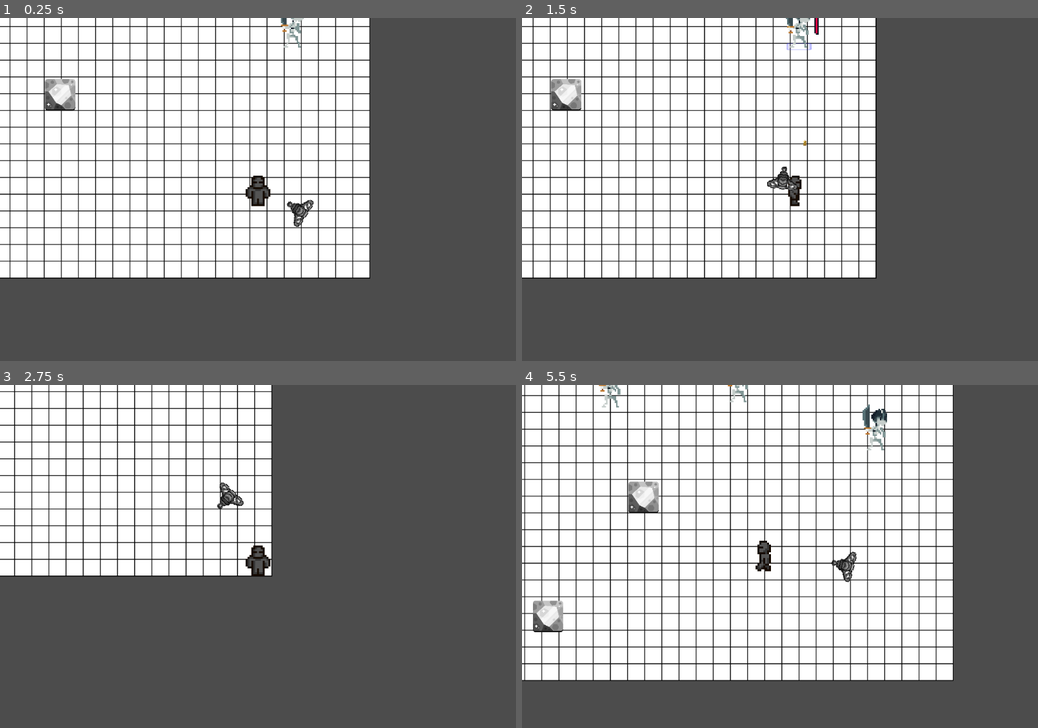
Above: before the commit, frames 1-4 (two rows, left to right).
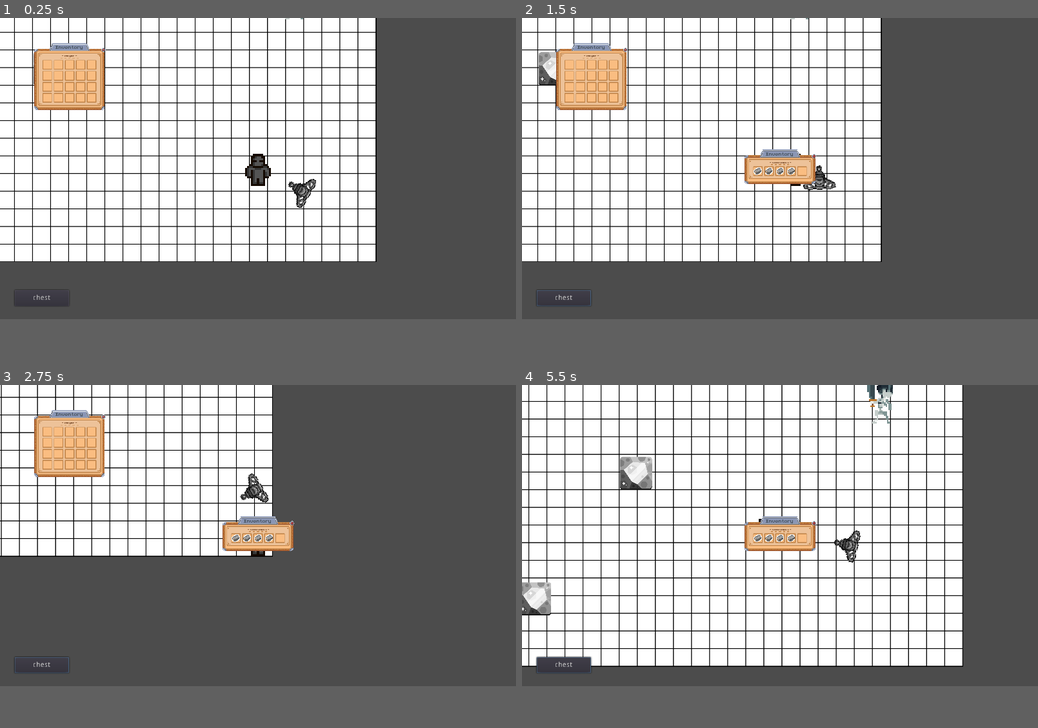
Above: after the commit, the same moments.

Repository: Marin-Clement/Project_Alpha_git
Game: Godot game, scene res://TestMap/TestMain.tscn
Same seed, same stepped clock (60 frames per second), same inputs: the game is played once before the commit and once after it.
Inputs (mouse positions are in pixels of both pictures, inside the frame that each line leads up to):
- Up to frame 1 (0.25 s): no input
- Up to frame 2 (1.5 s): click (563, 336) at 0.5 s, where only the run after the commit has a clickable "chest"; move the mouse to (816, 21) at 1.27 s; press the mouse at (816, 21) at 1.28 s; hold D (right) from 1.28 s (still down)
- Up to frame 3 (2.75 s): move the mouse to (154, 573) at 2.02 s; release D (right) at 2.03 s; release the mouse at (154, 573) at 2.03 s; hold S (down) from 2.03 s (still down); right-click (154, 573) at 2.1 s; click (154, 573) at 2.17 s
- Up to frame 4 (5.5 s): move the mouse to (831, 481) at 2.77 s; release S (down) at 2.78 s; hold D (right) 2.78-3.53 s; tap Shift (sprint) at 2.85, 5.1 s; click (831, 481) at 2.92 s; move the mouse to (754, 625) at 3.52 s; hold W (up) 3.53-4.28 s; click (754, 625) at 3.6 s; move the mouse to (934, 607) at 4.27 s; hold Right mouse button (right_mouse) 4.28-5.03 s; hold A (left) from 4.28 s (still down); click (934, 607) at 4.42 s; tap Tab (inventory, bound only after the commit) at 4.9 s; move the mouse to (568, 498) at 5.02 s; click (568, 498) at 5.17 s
In our replay, the window is 800x533 before the commit and 800x468 after it. These sizes can differ from the game's own. Grey fills any space a smaller window leaves; there, only what the larger window draws over its background counts as a difference.

The runs differ from the first frame. In frame 1, 21% of the frame differs, in the area x 0-73%, y 0-84%; in frame 2, 21%; in frame 3, 14%; in frame 4, 26%, in the area x 0-86%, y 0-87%.

Commit message:
[ADD] Add inventory System

Diff:
--- a/Drone/Script/Drone.gd
+++ b/Drone/Script/Drone.gd
@@ -8,6 +8,7 @@
 var working = false
 var d = 0
 var radius = 100.0
+onready var playerinventory = preload( "res://inventory/inventory_player.tscn" )
 onready var player = get_node("/root/TestMap/Player")
 var idle = false
 var harvest = false
@@ -18,7 +19,6 @@
 
 func _ready():
 	pass
-
 
 func _input(event):
 	if event.is_action_pressed("left_mouse"):
@@ -118,6 +118,7 @@
 	objectToHarvest._has_Been_Harvest()
 	print("finish harvesting")
 	print("+ ",objectToHarvest.amount," ",objectToHarvest.objectname)
+	playerinventory.instance().get_node("inventory_container/inventory").add_item(ItemManager.get_item( "stone_brick" ))
 	working = false
 	harvest = false
 
--- a/Inventory/ui.tscn
+++ /dev/null
@@ -1,49 +0,0 @@
-[gd_scene load_steps=5 format=2]
-
-[ext_resource path="res://GUI/MatchupPro.ttf" type="DynamicFontData" id=1]
-[ext_resource path="res://GUI/Sprite/MainPanel.png" type="Texture" id=2]
-[ext_resource path="res://GUI/Sprite/Title.png" type="Texture" id=3]
-
-[sub_resource type="DynamicFont" id=1]
-font_data = ExtResource( 1 )
-
-[node name="ui" type="CanvasLayer"]
-
-[node name="inventory_container" type="NinePatchRect" parent="."]
-anchor_left = 0.5
-anchor_top = 0.5
-anchor_right = 0.5
-anchor_bottom = 0.5
-margin_left = -69.0
-margin_top = -58.0
-margin_right = 84.0
-margin_bottom = 31.0
-texture = ExtResource( 2 )
-patch_margin_left = 6
-patch_margin_top = 6
-patch_margin_right = 6
-patch_margin_bottom = 5
-axis_stretch_horizontal = 1
-axis_stretch_vertical = 1
-
-[node name="title" type="NinePatchRect" parent="inventory_container"]
-anchor_left = 0.5
-anchor_right = 0.5
-margin_left = -47.5
-margin_top = -4.0
-margin_right = 48.5
-margin_bottom = 10.0
-texture = ExtResource( 3 )
-patch_margin_left = 2
-patch_margin_top = 1
-patch_margin_right = 2
-patch_margin_bottom = 1
-
-[node name="Label" type="Label" parent="inventory_container/title"]
-margin_left = 3.0
-margin_top = -2.0
-margin_right = 93.0
-margin_bottom = 11.0
-custom_fonts/font = SubResource( 1 )
-text = "Inventory"
-align = 1
--- a/TestMap/TestMain.gd
+++ b/TestMap/TestMain.gd
@@ -2,8 +2,8 @@
 
 
 func _ready():
-	_create_object(400,750,"Rock",10,2,5)
-	_create_object(600,500,"Rock",12,5,20)
+	_create_object(400,750,"rock",10,2,5)
+	_create_object(600,500,"rock",12,5,20)
 
 
 func _create_object(positionx,positiony,name,hp,time,oamount):
--- a/TestMap/TestMain.tscn
+++ b/TestMap/TestMain.tscn
@@ -1,11 +1,15 @@
-[gd_scene load_steps=10 format=2]
+[gd_scene load_steps=14 format=2]
 
 [ext_resource path="res://Enemy_Test/Enemy.tscn" type="PackedScene" id=1]
 [ext_resource path="res://Player/Player.tscn" type="PackedScene" id=2]
 [ext_resource path="res://TestMap/Sprite/Grille.jpeg" type="Texture" id=3]
 [ext_resource path="res://Drone/Drone.tscn" type="PackedScene" id=4]
-[ext_resource path="res://TileMap/TileMap.tscn" type="PackedScene" id=5]
+[ext_resource path="res://managers/inventory_manager.gd" type="Script" id=5]
 [ext_resource path="res://TestMap/TestMain.gd" type="Script" id=6]
+[ext_resource path="res://items/item_info.tscn" type="PackedScene" id=7]
+[ext_resource path="res://inventory/inventory_container.tscn" type="PackedScene" id=8]
+[ext_resource path="res://chest.gd" type="Script" id=9]
+[ext_resource path="res://inventory/inventory_player.tscn" type="PackedScene" id=10]
 
 [sub_resource type="RectangleShape2D" id=3]
 extents = Vector2( 979.104, 14.3014 )
@@ -19,8 +23,12 @@
 [node name="TestMap" type="Node"]
 script = ExtResource( 6 )
 
-[node name="Node2D" parent="." instance=ExtResource( 5 )]
-tile_data = PoolIntArray( 327695, 0, 0, 393232, 0, 0, 393234, 0, 0, 458759, 0, 0, 458760, 0, 0, 458761, 0, 0, 458765, 0, 0, 458766, 0, 0 )
+[node name="managers" type="Node" parent="."]
+
+[node name="inventory_manager" type="Node" parent="managers"]
+script = ExtResource( 5 )
+item_in_hand_node = NodePath("../../ui/item_in_hand")
+item_info = NodePath("../../ui/item_info")
 
 [node name="Cadriage" type="Sprite" parent="."]
 position = Vector2( 710, 534 )
@@ -61,3 +69,42 @@
 
 [node name="Enemy4" parent="." instance=ExtResource( 1 )]
 position = Vector2( 1101, 345 )
+
+[node name="ui" type="CanvasLayer" parent="."]
+
+[node name="inventory_player" parent="ui" instance=ExtResource( 10 )]
+margin_left = -446.0
+margin_top = -241.0
+margin_right = -302.0
+margin_bottom = -181.0
+
+[node name="inventory_container" parent="ui" instance=ExtResource( 8 )]
+visible = false
+
+[node name="item_in_hand" type="Control" parent="ui"]
+margin_top = 1.0
+margin_right = 40.0
+margin_bottom = 41.0
+
+[node name="item_info" parent="ui" instance=ExtResource( 7 )]
+visible = false
+margin_left = 586.0
+margin_top = 338.0
+margin_right = 669.0
+margin_bottom = 365.0
+__meta__ = {
+"_edit_group_": true
+}
+
+[node name="chest" type="Button" parent="ui"]
+margin_left = 29.0
+margin_top = 542.0
+margin_right = 137.0
+margin_bottom = 574.0
+text = "chest"
+script = ExtResource( 9 )
+size = 5
+inventory_name = "Cool Chest"
+items = [ "stone_brick", "stone_brick", "stone_brick", "stone_brick" ]
+
+[connection signal="pressed" from="ui/chest" to="ui/chest" method="_on_chest_pressed"]
--- a/TileMap/TileMap.tscn
+++ /dev/null
@@ -1,24 +0,0 @@
-[gd_scene load_steps=3 format=2]
-
-[ext_resource path="res://TestMap/Sprite/Grille.jpeg" type="Texture" id=1]
-
-[sub_resource type="TileSet" id=1]
-0/name = "Grille.jpeg 0"
-0/texture = ExtResource( 1 )
-0/tex_offset = Vector2( 0, 0 )
-0/modulate = Color( 1, 1, 1, 1 )
-0/region = Rect2( 1, 129, 64, 64 )
-0/tile_mode = 0
-0/occluder_offset = Vector2( 0, 0 )
-0/navigation_offset = Vector2( 0, 0 )
-0/shape_offset = Vector2( 0, 0 )
-0/shape_transform = Transform2D( 1, 0, 0, 1, 0, 0 )
-0/shape_one_way = false
-0/shape_one_way_margin = 0.0
-0/shapes = [  ]
-0/z_index = 0
-
-[node name="Node2D" type="TileMap"]
-tile_set = SubResource( 1 )
-format = 1
-tile_data = PoolIntArray( 65549, 0, 0, 131075, 0, 0, 131080, 0, 0, 131085, 0, 0, 196621, 0, 0, 262147, 0, 0, 262148, 0, 0, 262149, 0, 0, 262150, 0, 0, 262151, 0, 0, 262152, 0, 0, 262153, 0, 0, 262157, 0, 0, 327683, 0, 0, 327689, 0, 0, 327693, 0, 0, 393219, 0, 0, 393220, 0, 0, 393224, 0, 0, 393225, 0, 0, 393229, 0, 0, 458756, 0, 0, 458757, 0, 0, 458758, 0, 0, 458759, 0, 0, 458760, 0, 0, 589837, 0, 0 )
--- /dev/null
+++ b/chest.gd
@@ -0,0 +1,24 @@
+class_name Chest extends Button
+
+export( int ) var size
+export( String ) var inventory_name
+export( Array, String ) var items
+
+var inventory : Inventory
+
+func _init():
+	inventory = preload( "res://inventory/inventory.tscn" ).instance()
+
+func _ready():
+	inventory.size = size
+	inventory.inventory_name = inventory_name
+	set_items()
+
+
+func set_items():
+	for i in items:
+		inventory.add_item( ItemManager.get_item( i ) )
+
+
+func _on_chest_pressed():
+	SignalManager.emit_signal( "inventory_opened", inventory )
--- /dev/null
+++ b/inventory/inventory.gd
@@ -0,0 +1,35 @@
+class_name Inventory extends NinePatchRect
+
+var inventory_slot_res = preload( "res://inventory/inventory_slot.tscn" )
+
+export( String ) var inventory_name
+export( int ) var size = 0 setget set_inventory_size
+
+export( NodePath ) onready var title = get_node( title ) as Label
+export( NodePath ) onready var slot_container = get_node( slot_container ) as Control
+
+var slots : Array = []
+
+func _ready():
+	for s in slots:
+		slot_container.add_child( s )
+
+	title.text = "- " + inventory_name + " -"
+	SignalManager.emit_signal( "inventory_ready", self )
+
+
+func set_inventory_size( value ):
+	size = value
+	rect_min_size.y = 40 + ( ceil( size / 5.0 ) - 1 ) * 22
+
+	for s in size:
+		var new_slot = inventory_slot_res.instance()
+		slots.append( new_slot )
+
+
+func add_item( item ):
+	for s in slots:
+		if not s.item:
+			print(inventory_name, " ADD ", item.item_name)
+			s.set_item( item )
+			return
--- /dev/null
+++ b/inventory/inventory.tscn
@@ -0,0 +1,62 @@
+[gd_scene load_steps=6 format=2]
+
+[ext_resource path="res://inventory/sprites/inner_panel.png" type="Texture" id=1]
+[ext_resource path="res://inventory/sprites/bar.png" type="Texture" id=2]
+[ext_resource path="res://font/Arcadepix Plus.ttf" type="DynamicFontData" id=3]
+[ext_resource path="res://inventory/inventory.gd" type="Script" id=4]
+
+[sub_resource type="DynamicFont" id=1]
+size = 8
+font_data = ExtResource( 3 )
+
+[node name="inventory" type="NinePatchRect"]
+anchor_left = 0.5
+anchor_right = 0.5
+margin_left = -63.5
+margin_top = -1.14029
+margin_right = 62.5
+margin_bottom = 38.8597
+rect_min_size = Vector2( 0, 40 )
+texture = ExtResource( 1 )
+patch_margin_left = 8
+patch_margin_top = 8
+patch_margin_right = 8
+patch_margin_bottom = 8
+script = ExtResource( 4 )
+title = NodePath("TextureRect/Label")
+slot_container = NodePath("slot_container")
+
+[node name="TextureRect" type="TextureRect" parent="."]
+anchor_left = 0.5
+anchor_right = 0.5
+margin_left = -18.0
+margin_top = 10.0
+margin_right = 18.0
+margin_bottom = 12.0
+texture = ExtResource( 2 )
+
+[node name="Label" type="Label" parent="TextureRect"]
+anchor_left = 0.5
+anchor_top = 1.0
+anchor_right = 0.5
+anchor_bottom = 1.0
+margin_left = -59.0
+margin_top = -9.0
+margin_right = 59.0
+margin_bottom = -3.0
+custom_colors/font_color = Color( 0.423529, 0.247059, 0.121569, 1 )
+custom_fonts/font = SubResource( 1 )
+text = "- Inventory name -"
+align = 1
+valign = 1
+
+[node name="slot_container" type="GridContainer" parent="."]
+anchor_right = 1.0
+anchor_bottom = 1.0
+margin_left = 9.0
+margin_top = 14.0
+margin_right = -9.0
+margin_bottom = -21.0
+custom_constants/vseparation = 2
+custom_constants/hseparation = 2
+columns = 5
--- /dev/null
+++ b/inventory/inventory_container.gd
@@ -0,0 +1,33 @@
+extends NinePatchRect
+
+export( NodePath ) onready var inventory_container = get_node( inventory_container ) as Control
+
+var current_inventories : Array = []
+
+func _ready():
+	SignalManager.connect( "inventory_opened", self, "_on_inventory_opened" )
+
+
+func close():
+	for i in current_inventories:
+		inventory_container.remove_child( i )
+
+	current_inventories = []
+	hide()
+
+
+func _on_inventory_opened( inventory : Inventory ):
+	if current_inventories.size() == 0:
+		rect_size.y = 20
+
+	if current_inventories.has( inventory ):
+		return
+
+	inventory_container.add_child( inventory )
+	current_inventories.append( inventory )
+	rect_size.y += inventory.rect_size.y + inventory_container.get_constant( "separation" )
+	show()
+
+
+func _on_close_pressed():
+	close()
--- /dev/null
+++ b/inventory/inventory_container.tscn
@@ -0,0 +1,83 @@
+[gd_scene load_steps=10 format=2]
+
+[ext_resource path="res://inventory/sprites/x_normal.png" type="Texture" id=1]
+[ext_resource path="res://inventory/sprites/main panel.png" type="Texture" id=2]
+[ext_resource path="res://inventory/sprites/x_pressed.png" type="Texture" id=3]
+[ext_resource path="res://inventory/sprites/x_disabled.png" type="Texture" id=4]
+[ext_resource path="res://inventory/sprites/title.png" type="Texture" id=5]
+[ext_resource path="res://inventory/sprites/x_hover.png" type="Texture" id=6]
+[ext_resource path="res://font/Arcadepix Plus.ttf" type="DynamicFontData" id=7]
+[ext_resource path="res://inventory/inventory_container.gd" type="Script" id=8]
+
+[sub_resource type="DynamicFont" id=1]
+size = 14
+font_data = ExtResource( 7 )
+
+[node name="inventory_container" type="NinePatchRect"]
+anchor_left = 0.5
+anchor_top = 0.5
+anchor_right = 0.5
+anchor_bottom = 0.5
+margin_left = -72.0
+margin_top = -29.0
+margin_right = 72.0
+margin_bottom = 31.0
+texture = ExtResource( 2 )
+patch_margin_left = 10
+patch_margin_top = 10
+patch_margin_right = 10
+patch_margin_bottom = 10
+axis_stretch_horizontal = 1
+axis_stretch_vertical = 1
+script = ExtResource( 8 )
+inventory_container = NodePath("inventory_container")
+
+[node name="title" type="NinePatchRect" parent="."]
+anchor_left = 0.5
+anchor_right = 0.5
+margin_left = -40.0
+margin_top = -11.0
+margin_right = 40.0
+margin_bottom = 7.0
+texture = ExtResource( 5 )
+patch_margin_left = 8
+patch_margin_top = 6
+patch_margin_right = 8
+patch_margin_bottom = 2
+
+[node name="Label" type="Label" parent="title"]
+anchor_right = 1.0
+anchor_bottom = 1.0
+margin_top = 4.0
+custom_colors/font_color = Color( 0.301961, 0.34902, 0.4, 1 )
+custom_fonts/font = SubResource( 1 )
+text = "Inventory"
+align = 1
+valign = 1
+
+[node name="close" type="TextureButton" parent="."]
+anchor_left = 1.0
+anchor_right = 1.0
+margin_left = -9.0
+margin_bottom = 9.0
+texture_normal = ExtResource( 1 )
+texture_pressed = ExtResource( 3 )
+texture_hover = ExtResource( 6 )
+texture_disabled = ExtResource( 4 )
+__meta__ = {
+"_edit_use_anchors_": false
+}
+
+[node name="inventory_container" type="VBoxContainer" parent="."]
+anchor_right = 1.0
+anchor_bottom = 1.0
+margin_left = 9.0
+margin_top = 10.0
+margin_right = -9.0
+margin_bottom = -5.0
+custom_constants/separation = 2
+__meta__ = {
+"_edit_use_anchors_": false
+}
+
+[connection signal="pressed" from="close" to="." method="_on_close_pressed"]
--- /dev/null
+++ b/inventory/inventory_player.gd
@@ -0,0 +1,25 @@
+extends NinePatchRect
+
+export( NodePath ) onready var inventory = get_node( inventory ) as Inventory
+
+var open = true
+
+func _ready():
+	rect_size.y = 20 + inventory.rect_size.y
+
+
+
+func _on_close_pressed():
+	hide()
+
+
+func _input(event):
+	if event.is_action_pressed("inventory"):
+		if open == true:
+			print("bye")
+			hide()
+			open = false
+		elif open == false:
+			print("hello")
+			show()
+			open = true
--- /dev/null
+++ b/inventory/inventory_player.tscn
@@ -0,0 +1,19 @@
+[gd_scene load_steps=4 format=2]
+
+[ext_resource path="res://inventory/inventory_player.gd" type="Script" id=1]
+[ext_resource path="res://inventory/inventory_container.tscn" type="PackedScene" id=2]
+[ext_resource path="res://inventory/inventory.tscn" type="PackedScene" id=3]
+
+[node name="inventory_player" instance=ExtResource( 2 )]
+script = ExtResource( 1 )
+inventory = NodePath("inventory_container/inventory")
+
+[node name="inventory" parent="inventory_container" index="0" instance=ExtResource( 3 )]
+anchor_left = 0.0
+anchor_right = 0.0
+margin_left = 0.0
+margin_top = 0.0
+margin_right = 126.0
+margin_bottom = 40.0
+inventory_name = "Player"
+size = 20
--- /dev/null
+++ b/inventory/inventory_slot.gd
@@ -0,0 +1,23 @@
+class_name Inventory_Slot extends TextureRect
+
+export( NodePath ) onready var item_container = get_node( item_container ) as Control
+
+var item : Item
+
+func _ready():
+	if item:
+		item_container.add_child( item )
+
+func set_item( new_item ):
+	item = new_item
+	print("add", item.item_name)
+
+func pick_item():
+	item.pick_item()
+	item_container.remove_child( item )
+	item = null
+
+func put_item( new_item ):
+	item = new_item
+	item.put_item()
+	item_container.add_child( item )
--- /dev/null
+++ b/inventory/inventory_slot.tscn
@@ -0,0 +1,22 @@
+[gd_scene load_steps=3 format=2]
+
+[ext_resource path="res://inventory/sprites/item_slot.png" type="Texture" id=1]
+[ext_resource path="res://inventory/inventory_slot.gd" type="Script" id=2]
+
+[node name="inventory_slot" type="TextureRect"]
+margin_right = 20.0
+margin_bottom = 20.0
+texture = ExtResource( 1 )
+script = ExtResource( 2 )
+__meta__ = {
+"_edit_use_anchors_": false
+}
+item_container = NodePath("item_container")
+
+[node name="item_container" type="CenterContainer" parent="."]
+anchor_right = 1.0
+anchor_bottom = 1.0
+mouse_filter = 2
+__meta__ = {
+"_edit_use_anchors_": false
+}
--- /dev/null
+++ b/items/data/crystal.tscn
@@ -0,0 +1,17 @@
+[gd_scene load_steps=3 format=2]
+
+[ext_resource path="res://items/sprites/crystal.png" type="Texture" id=1]
+[ext_resource path="res://items/item.gd" type="Script" id=2]
+
+[node name="item" type="TextureRect"]
+margin_left = 2.0
+margin_top = 2.0
+margin_right = 18.0
+margin_bottom = 18.0
+texture = ExtResource( 1 )
+script = ExtResource( 2 )
+__meta__ = {
+"_edit_use_anchors_": false
+}
+id = "crystal"
+item_name = "Crystal"
--- /dev/null
+++ b/items/data/gold.tscn
@@ -0,0 +1,17 @@
+[gd_scene load_steps=3 format=2]
+
+[ext_resource path="res://items/sprites/gold.png" type="Texture" id=1]
+[ext_resource path="res://items/item.gd" type="Script" id=2]
+
+[node name="item" type="TextureRect"]
+margin_left = 2.0
+margin_top = 2.0
+margin_right = 18.0
+margin_bottom = 18.0
+texture = ExtResource( 1 )
+script = ExtResource( 2 )
+__meta__ = {
+"_edit_use_anchors_": false
+}
+id = "gold"
+item_name = "Gold Coin"
--- /dev/null
+++ b/items/data/stone_brick.tscn
@@ -0,0 +1,17 @@
+[gd_scene load_steps=3 format=2]
+
+[ext_resource path="res://items/sprites/stone.png" type="Texture" id=1]
+[ext_resource path="res://items/item.gd" type="Script" id=2]
+
+[node name="item" type="TextureRect"]
+margin_left = 2.0
+margin_top = 2.0
+margin_right = 18.0
+margin_bottom = 18.0
+texture = ExtResource( 1 )
+script = ExtResource( 2 )
+__meta__ = {
+"_edit_use_anchors_": false
+}
+id = "stone_brick"
+item_name = "Stone Brick"
--- /dev/null
+++ b/items/data/tree.tscn
@@ -0,0 +1,17 @@
+[gd_scene load_steps=3 format=2]
+
+[ext_resource path="res://items/sprites/tree_icon.png" type="Texture" id=1]
+[ext_resource path="res://items/item.gd" type="Script" id=2]
+
+[node name="item" type="TextureRect"]
+margin_left = 2.0
+margin_top = 2.0
+margin_right = 18.0
+margin_bottom = 18.0
+texture = ExtResource( 1 )
+script = ExtResource( 2 )
+__meta__ = {
+"_edit_use_anchors_": false
+}
+id = "tree"
+item_name = "Tree"
--- /dev/null
+++ b/items/item.gd
@@ -0,0 +1,10 @@
+class_name Item extends TextureRect
+
+export( String ) var id
+export( String ) var item_name
+
+func pick_item():
+	mouse_filter = Control.MOUSE_FILTER_IGNORE
+
+func put_item():
+	mouse_filter = Control.MOUSE_FILTER_PASS
--- /dev/null
+++ b/items/item_info.gd
@@ -0,0 +1,8 @@
+extends NinePatchRect
+
+export( NodePath ) onready var item_name = get_node( item_name ) as Label
+
+func display( slot : Inventory_Slot ):
+	rect_global_position = slot.rect_size + slot.rect_global_position
+	item_name.text = slot.item.item_name
+	show()
--- /dev/null
+++ b/items/item_info.tscn
@@ -0,0 +1,44 @@
+[gd_scene load_steps=6 format=2]
+
+[ext_resource path="res://inventory/sprites/inner_panel.png" type="Texture" id=1]
+[ext_resource path="res://inventory/sprites/title.png" type="Texture" id=2]
+[ext_resource path="res://font/Arcadepix Plus.ttf" type="DynamicFontData" id=3]
+[ext_resource path="res://items/item_info.gd" type="Script" id=4]
+
+[sub_resource type="DynamicFont" id=1]
+size = 10
+font_data = ExtResource( 3 )
+
+[node name="item_info" type="NinePatchRect"]
+margin_right = 83.0
+margin_bottom = 27.0
+texture = ExtResource( 1 )
+patch_margin_left = 8
+patch_margin_top = 8
+patch_margin_right = 8
+patch_margin_bottom = 8
+script = ExtResource( 4 )
+item_name = NodePath("title/Label")
+
+[node name="title" type="NinePatchRect" parent="."]
+anchor_left = 0.5
+anchor_right = 0.5
+margin_left = -32.5
+margin_top = -14.0
+margin_right = 32.5
+margin_bottom = 2.0
+texture = ExtResource( 2 )
+patch_margin_left = 8
+patch_margin_top = 6
+patch_margin_right = 8
+patch_margin_bottom = 2
+
+[node name="Label" type="Label" parent="title"]
+anchor_right = 1.0
+anchor_bottom = 1.0
+margin_top = 4.0
+custom_colors/font_color = Color( 0.301961, 0.34902, 0.4, 1 )
+custom_fonts/font = SubResource( 1 )
+text = "item name"
+align = 1
+valign = 1
--- /dev/null
+++ b/managers/inventory_manager.gd
@@ -0,0 +1,54 @@
+extends Node
+
+export( NodePath ) onready var item_in_hand_node = get_node( item_in_hand_node ) as Control
+export( NodePath ) onready var item_info = get_node( item_info ) as Control
+
+var inventories : Array = []
+var item_in_hand = null
+var item_offset = Vector2.ZERO
+
+func _ready():
+	SignalManager.connect( "inventory_ready", self, "_on_inventory_ready" )
+
+
+func _on_inventory_ready( inventory ):
+	inventories.append( inventory )
+
+	for slot in inventory.slots:
+		slot.connect( "mouse_entered", self, "_on_mouse_entered_slot", [ slot ] )
+		slot.connect( "mouse_exited", self, "_on_mouse_exited_slot" )
+		slot.connect( "gui_input", self, "_on_gui_input_slot", [ slot ] )
+
+func _input( event : InputEvent ):
+	if event is InputEventMouseMotion and item_in_hand:
+		item_in_hand.rect_position = event.position - item_offset
+
+func _on_mouse_entered_slot( slot ):
+	if slot.item:
+		item_info.display( slot )
+
+func _on_mouse_exited_slot():
+	item_info.hide()
+
+func _on_gui_input_slot( event : InputEvent, slot : Inventory_Slot ):
+	if event is InputEventMouseButton and event.pressed and event.button_index == BUTTON_LEFT:
+		if item_in_hand:
+			item_in_hand_node.remove_child( item_in_hand )
+
+			if slot.item:
+				var temp_item = slot.item
+				slot.pick_item()
+				temp_item.rect_global_position = event.global_position - item_offset
+				slot.put_item( item_in_hand )
+				item_in_hand = temp_item
+				item_in_hand_node.add_child( item_in_hand )
+			else:
+				slot.put_item( item_in_hand )
+				item_in_hand = null
+
+		elif slot.item:
+			item_in_hand = slot.item
+			item_offset = event.global_position - item_in_hand.rect_global_position
+			slot.pick_item()
+			item_in_hand_node.add_child( item_in_hand )
+			item_in_hand.rect_global_position = event.global_position - item_offset
--- /dev/null
+++ b/managers/item_manager.gd
@@ -0,0 +1,11 @@
+extends Node
+
+onready var items = {
+	"tree" : preload( "res://items/data/tree.tscn" ),
+	"stone_brick" : preload( "res://items/data/stone_brick.tscn" ),
+	"gold" : preload( "res://items/data/gold.tscn" ),
+	"crystal" : preload( "res://items/data/crystal.tscn" ),
+}
+
+func get_item( id : String ):
+	return items[ id ].instance()
--- /dev/null
+++ b/managers/signal_manager.gd
@@ -0,0 +1,4 @@
+extends Node
+
+signal inventory_opened
+signal inventory_ready
--- a/project.godot
+++ b/project.godot
@@ -8,6 +8,34 @@
 
 config_version=4
 
+_global_script_classes=[ {
+"base": "Button",
+"class": "Chest",
+"language": "GDScript",
+"path": "res://chest.gd"
+}, {
+"base": "NinePatchRect",
+"class": "Inventory",
+"language": "GDScript",
+"path": "res://inventory/inventory.gd"
+}, {
+"base": "TextureRect",
+"class": "Inventory_Slot",
+"language": "GDScript",
+"path": "res://inventory/inventory_slot.gd"
+}, {
+"base": "TextureRect",
+"class": "Item",
+"language": "GDScript",
+"path": "res://items/item.gd"
+} ]
+_global_script_class_icons={
+"Chest": "",
+"Inventory": "",
+"Inventory_Slot": "",
+"Item": ""
+}
+
 [application]
 
 config/name="Project Alpha GIT"
@@ -16,12 +44,13 @@
 
 [autoload]
 
+SignalManager="*res://managers/signal_manager.gd"
 GameManager="*res://Game_Manager.gd"
+ItemManager="*res://managers/item_manager.gd"
 
 [display]
 
-window/size/width=1080
-window/size/height=720
+window/stretch/mode="2d"
 window/stretch/aspect="keep"
 
 [gui]
@@ -75,6 +104,12 @@
 "events": [ Object(InputEventMouseButton,"resource_local_to_scene":false,"resource_name":"","device":0,"alt":false,"shi …(212 unchanged characters)…
  ]
 }
+inventory={
+"deadzone": 0.5,
+"events": [ Object(InputEventKey,"resource_local_to_scene":false,"resource_name":"","device":0,"alt":false,"shift":false,"control":false,"meta":false,"command":false,"pressed":false,"scancode":0,"physical_scancode":16777218,"unicode":0,"echo":false,"script":null)
+, Object(InputEventKey,"resource_local_to_scene":false,"resource_name":"","device":0,"alt":false,"shift":false,"control":false,"meta":false,"command":false,"pressed":false,"scancode":69,"physical_scancode":0,"unicode":0,"echo":false,"script":null)
+ ]
+}
 
 [physics]
 
Binary file added: font/Arcadepix Plus.ttf
Binary file added: inventory/sprites/bar.png
Not shown, added: inventory/sprites/bar.png.import
Binary file added: inventory/sprites/inner_panel.png
Not shown, added: inventory/sprites/inner_panel.png.import
Binary file added: inventory/sprites/item_slot.png
Not shown, added: inventory/sprites/item_slot.png.import
Binary file added: inventory/sprites/main panel.png
Not shown, added: inventory/sprites/main panel.png.import
Binary file added: inventory/sprites/title.png
Not shown, added: inventory/sprites/title.png.import
Binary file added: inventory/sprites/x_disabled.png
(and 15 more such lines)
